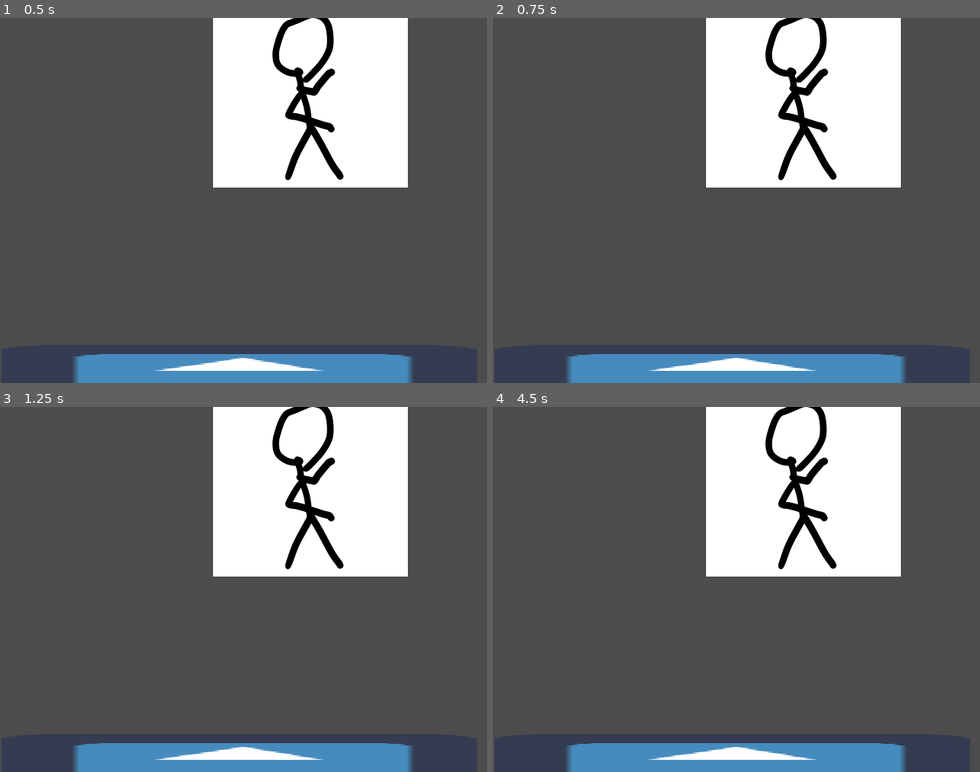
Above: before the commit, frames 1-4 (two rows, left to right).
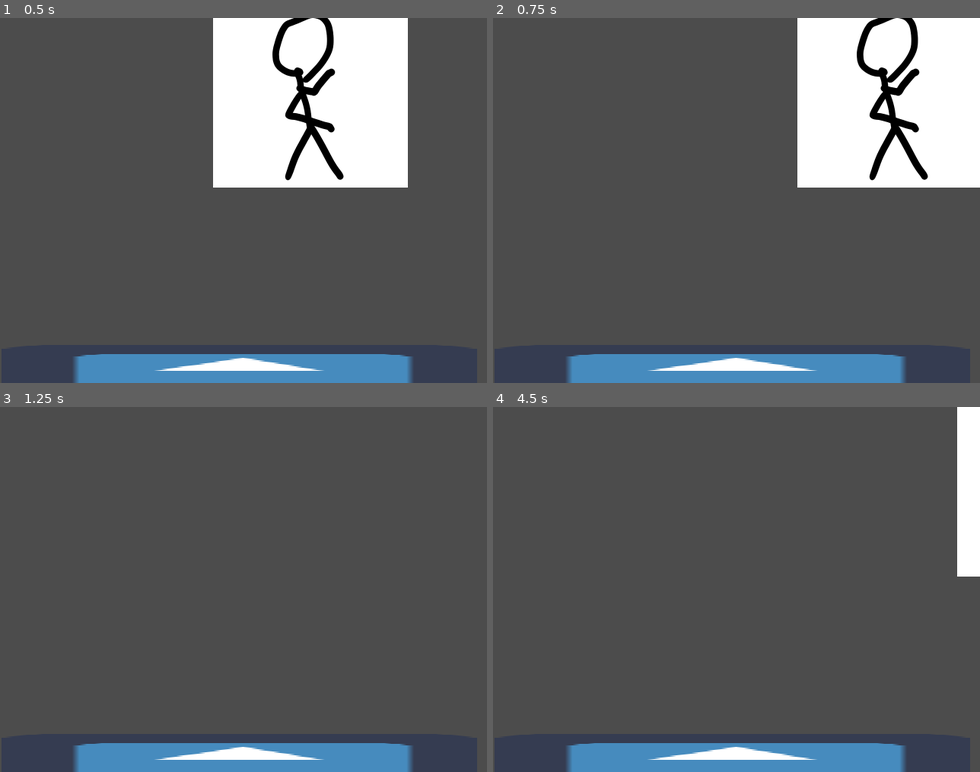
Above: after the commit, the same moments.

Repository: Utfigyii/fighting
Game: Godot game, scene res://assets/scenes/testArena.tscn
Same seed, same stepped clock (60 frames per second), same inputs: the game is played once before the commit and once after it. The engine's default icon, where the game draws it, is replaced by a stand-in: a white triangle on a blue panel in a dark square.
Inputs:
- Up to frame 1 (0.5 s): no input
- Up to frame 2 (0.75 s): tap Enter at 0.5 s; hold Right (ui_right) from 0.53 s (still down)
- Up to frame 3 (1.25 s): keep holding Right (ui_right)
- Up to frame 4 (4.5 s): release Right (ui_right) at 1.28 s; hold Down (ui_down) 1.28-2.03 s; tap Space at 2, 3.5 s; hold Right (ui_right) 2.03-2.78 s; tap Enter at 2.75, 4.25 s; hold Up (ui_up) 2.78-3.53 s; hold Left (ui_left) from 3.53 s (still down)

Frame 1 is identical in both runs. In frame 2, 18% of the frame differs, in the area x 43-100%, y 0-47%; in frame 3, 19%; in frame 4, 21%.

Commit message:
korjattu se paska bugi voi vittu

Diff:
--- a/assets/characters/FIGHTER_stickman.tscn
+++ b/assets/characters/FIGHTER_stickman.tscn
@@ -118,19 +118,18 @@
 position = Vector2( -15, 14 )
 shape = SubResource( 8 )
 
-[node name="AnimatedSprite" type="AnimatedSprite" parent="."]
+[node name="AnimatedSprite" type="AnimatedSprite" parent="KinematicBody2D"]
 frames = SubResource( 1 )
 animation = "ljab"
 
-[node name="AnimationPlayer" type="AnimationPlayer" parent="."]
+[node name="AnimationPlayer" type="AnimationPlayer" parent="KinematicBody2D"]
+root_node = NodePath("../..")
 anims/idle = SubResource( 2 )
 anims/ljab = SubResource( 3 )
 
-[node name="AnimationTree" type="AnimationTree" parent="."]
+[node name="AnimationTree" type="AnimationTree" parent="KinematicBody2D"]
 tree_root = SubResource( 7 )
 anim_player = NodePath("../AnimationPlayer")
 active = true
 parameters/IsIdle/current = 0
 parameters/IsOnGround/current = 1
-
-[node name="attacks" type="Area2D" parent="."]
--- a/assets/scripts/FIGHTER_stickman.gd
+++ b/assets/scripts/FIGHTER_stickman.gd
@@ -15,7 +15,7 @@
 func _physics_process(delta):
 	print(getInputDirection())
 	if getInputDirection().x != 0:
-		velocity = move_and_slide(getInputDirection() * 5000)
+		velocity = move_and_slide(getInputDirection() * speed)
 		move_and_slide(velocity)
 
 func getInputDirection():
--- a/assets/scripts/KinematicBody2D.gd
+++ b/assets/scripts/KinematicBody2D.gd
@@ -10,10 +10,6 @@
 	else:
 		notWalking = true
 
-	if notWalking:
-		$AnimationTree.set("parameters/is_moving/current", 0)
-	elif notWalking == false:
-		$AnimationTree.set("parameters/is_moving/current", 1)
 
 func getInputVector():
 	var inputX = Input.get_action_strength("ui_right") - Input.get_action_strength("ui_left")
